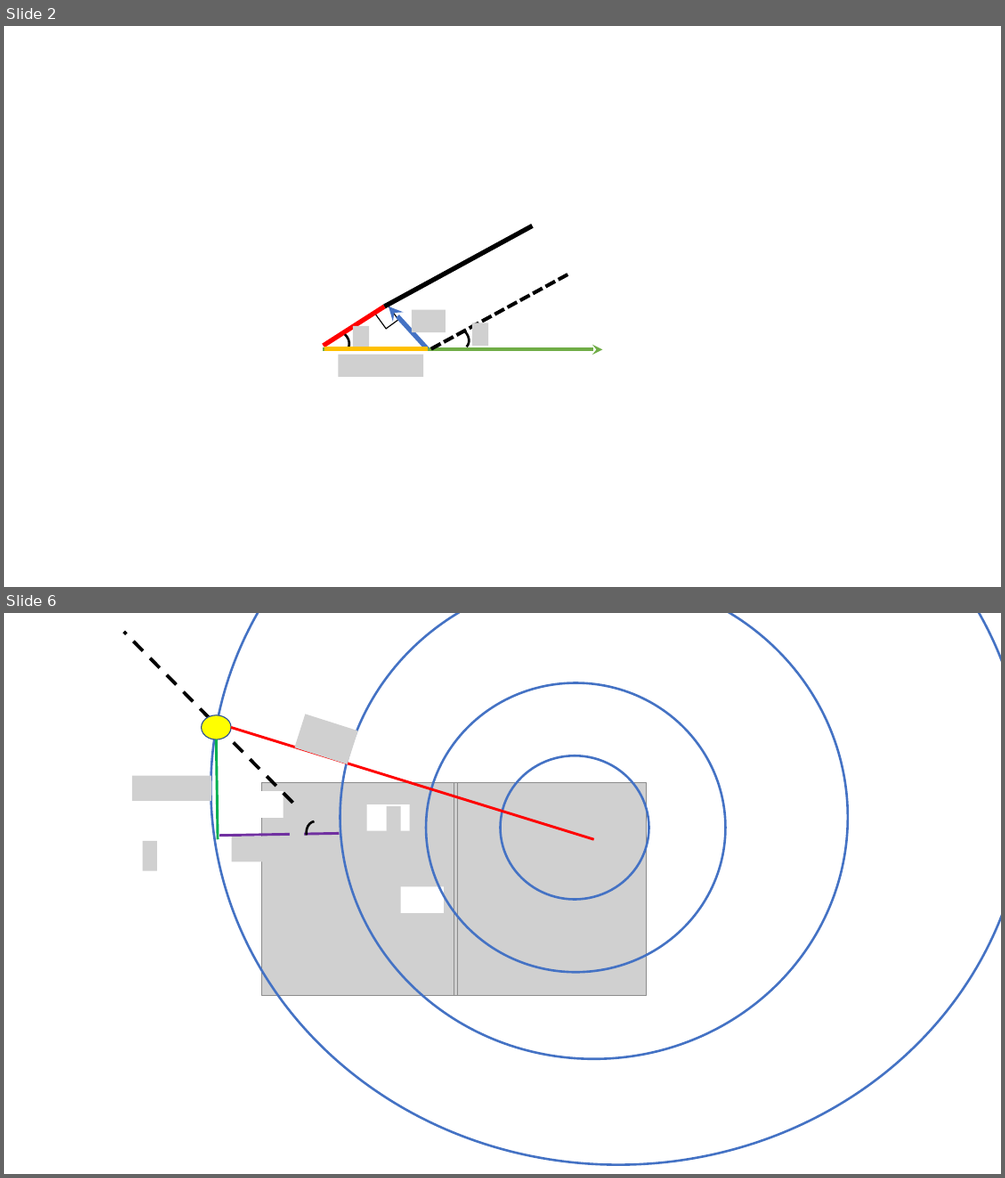
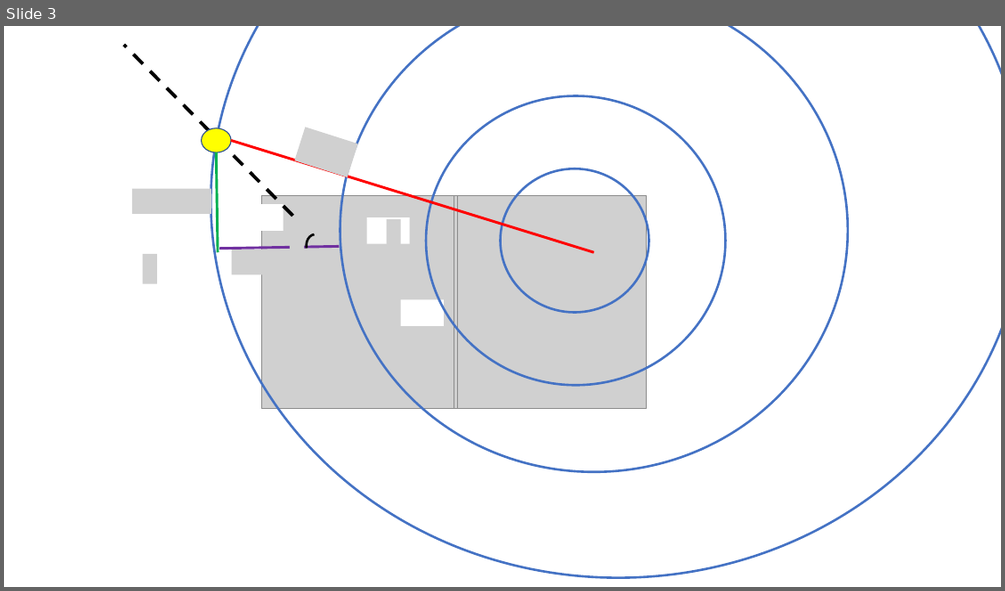
Before and after one commit to savchenko-physics/savchenko-physics.github.io, a slide deck: volunteer/Drawings.pptx. Shown one above the other, each under a label of ours: slides 2 and 6 before the commit, slide 3 after it; the slides between them are not shown. The pictures are 1005x1178 and 1005x591 pixels, drawn with LibreOffice and Linux fonts; fonts in the diff are those of the drawing; grey boxes stand for pictures. Boxes give left, top, right and bottom in pixels: in the first picture for what was removed or moved away, otherwise in the second. Text is boxed around its words. In the diff, an @@ line names an element or a change of style, - is before the commit and + after.

```diff
--- a/volunteer/Drawings.pptx
+++ b/volunteer/Drawings.pptx
@@ slide 2 removed at <box>4,26,1001,587</box>, background #FFFFFF @@
@@ line removed from (385, 306) to (532, 225) @@
@@ line removed from (431, 349) to (568, 274) @@
@@ line removed from (324, 346) to (385, 306) @@
@@ rectangle removed at <box>374,304,398,329</box> @@
@@ arrow removed from (428, 349) to (388, 306) @@
@@ picture removed at <box>412,309,445,332</box> @@
@@ arc (boxed as its full ellipse) removed at <box>323,326,355,358</box> @@
@@ picture removed at <box>353,326,370,348</box> @@
@@ arc (boxed as its full ellipse) removed at <box>443,322,474,354</box> @@
@@ picture removed at <box>472,323,488,346</box> @@
@@ arrow removed from (323, 350) to (602, 350) @@
@@ line removed from (324, 348) to (428, 348) @@
@@ picture removed at <box>339,354,423,377</box> @@
@@ what was slide 6 is now slide 3 @@
```
Also in this commit, not shown: 6 slides added, 13 other slides removed, 27 other files.
